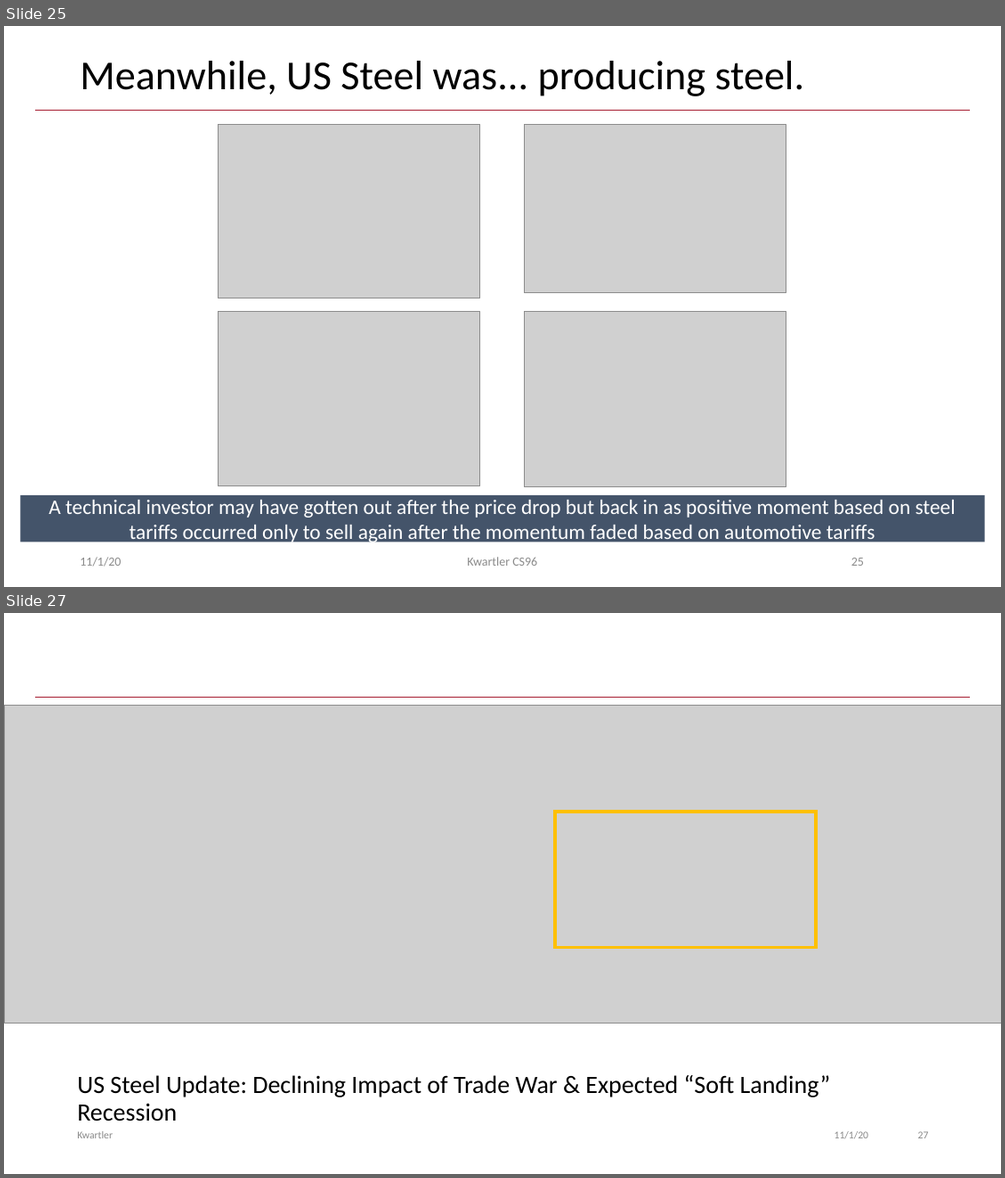
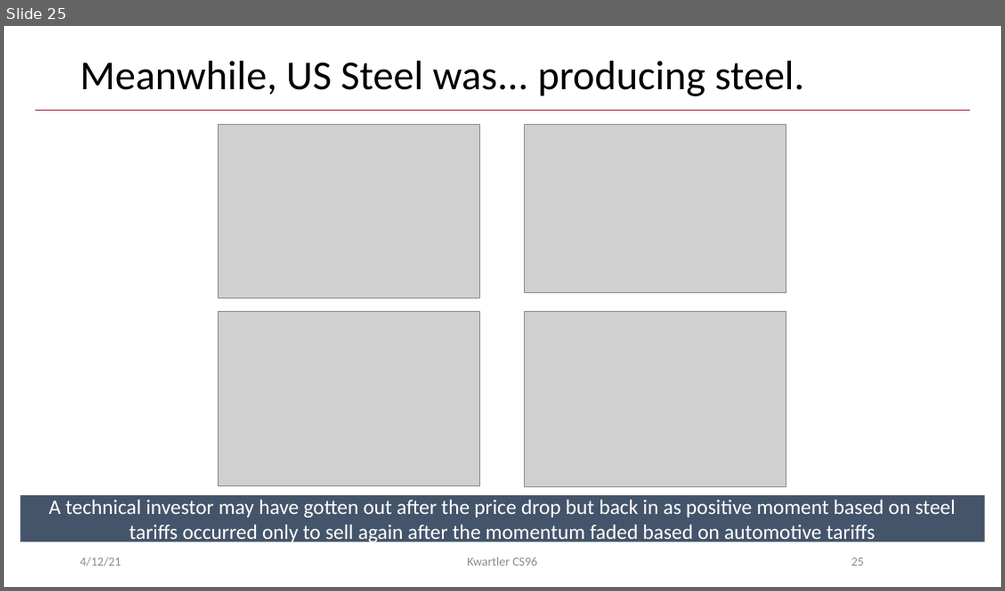
Before and after one commit to kwartler/Harvard_DataMining_Business_Student, a slide deck: Lessons/J_Equities/EquityTrading.pptx. Shown one above the other, each under a label of ours: slides 25 and 27 before the commit, slide 25 after it; the slides between them are not shown. The pictures are 1005x1178 and 1005x591 pixels, drawn with LibreOffice and Linux fonts; fonts in the diff are those of the drawing; grey boxes stand for pictures; background and template pictures are left out. Boxes give left, top, right and bottom in pixels: in the first picture for what was removed or moved away, otherwise in the second. Text is boxed around its words. In the diff, an @@ line names an element or a change of style, - is before the commit and + after.

```diff
--- a/Lessons/J_Equities/EquityTrading.pptx
+++ b/Lessons/J_Equities/EquityTrading.pptx
@@ slide 27 removed at (4, 613, 1001, 1174), background #FFFFFF; not listed: 1 template element that a slide beside it also shows @@
@@ picture removed at (4, 705, 1001, 1022) @@
@@ rectangle removed at (555, 811, 816, 948) @@
@@ title removed at (77, 1075, 831, 1121) @@
-US Steel Update: Declining Impact of Trade War & Expected “Soft Landing” Recession
@@ text removed at (77, 1131, 113, 1138) @@
-Kwartler
@@ text removed at (834, 1131, 868, 1138) @@
-11/1/20
@@ page number removed at (918, 1131, 929, 1138) @@
-27
@@ slide 25 changed as well @@
@@ text at (80, 556, 121, 566): text changed @@
-11/1/20
+4/12/21
```
Also in this commit, not shown: 79 other slides changed, 1 slide added, 8 other files.
